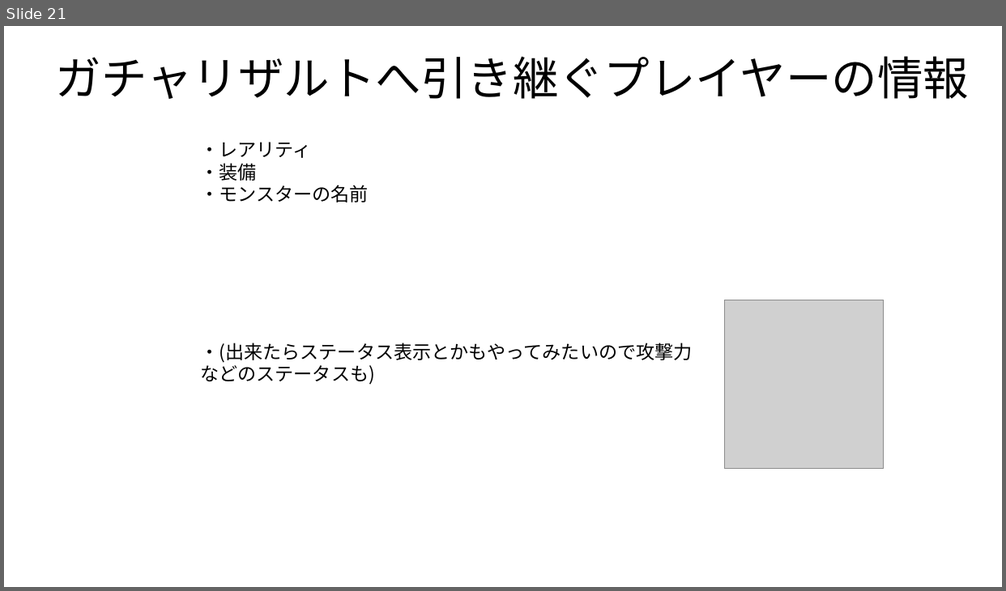
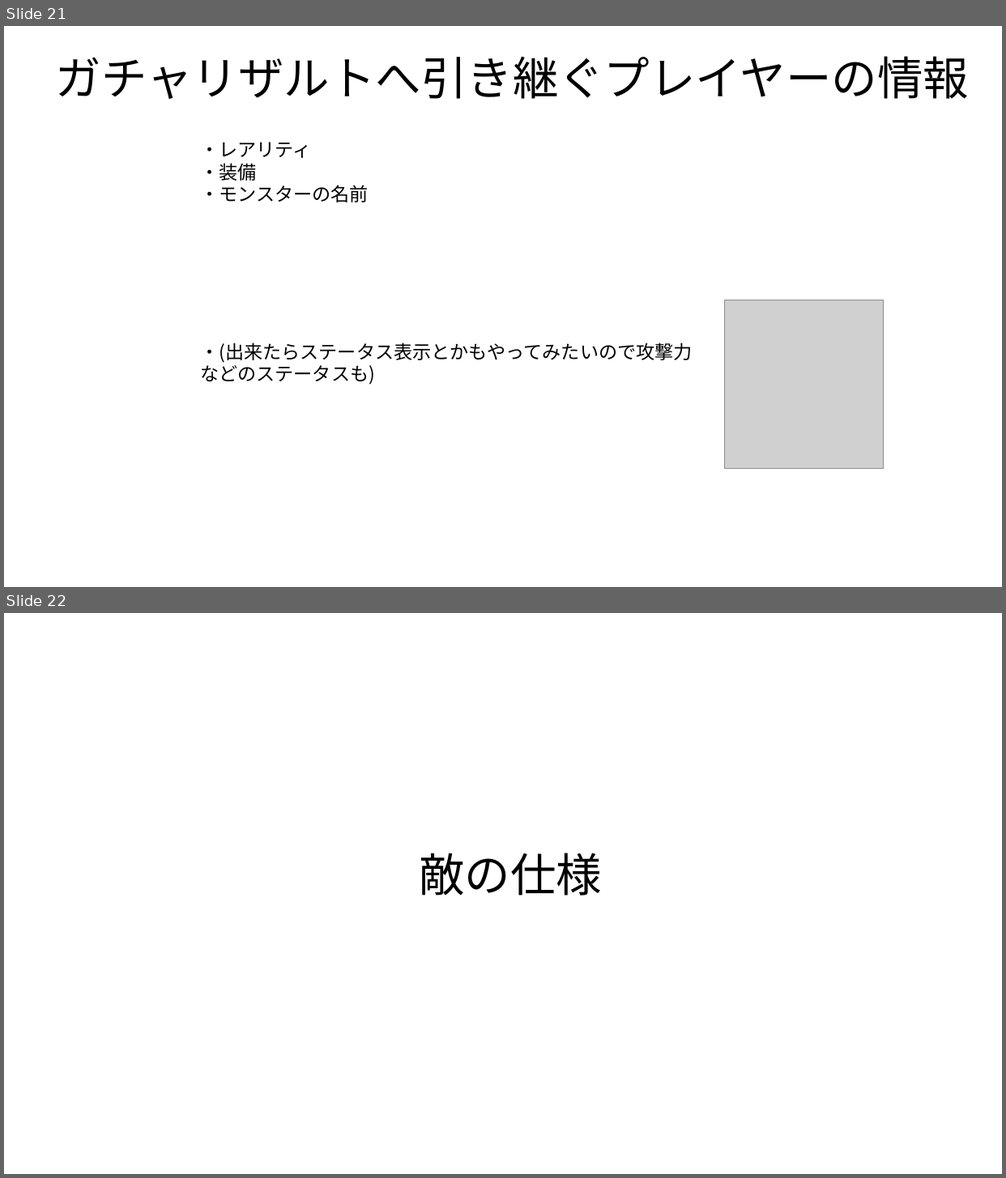
Before and after one commit to teramoti/YakinikuTabetai, a slide deck: 企画書もどき.pptx. Shown one above the other, each under a label of ours: slide 21 before the commit, slides 21 and 22 after it. The pictures are 1006x591 and 1006x1178 pixels, drawn with LibreOffice and Linux fonts; fonts in the diff are those of the drawing; grey boxes stand for pictures. Boxes give left, top, right and bottom in pixels: in the first picture for what was removed or moved away, otherwise in the second. Text is boxed around its words. In the diff, an @@ line names an element or a change of style, - is before the commit and + after.

Commit message:
敵の動きの仕様ちょびっと追加

```diff
--- a/企画書もどき.pptx
+++ b/企画書もどき.pptx
@@ slide 22 added at (x1=4, y1=613, x2=1002, y2=1174), background #FFFFFF @@
@@ title added at (x1=419, y1=853, x2=602, y2=896), 44 pt, text #000000 @@
+敵の仕様
```
Also in this commit, not shown: 1 slide changed, 4 other slides added.
